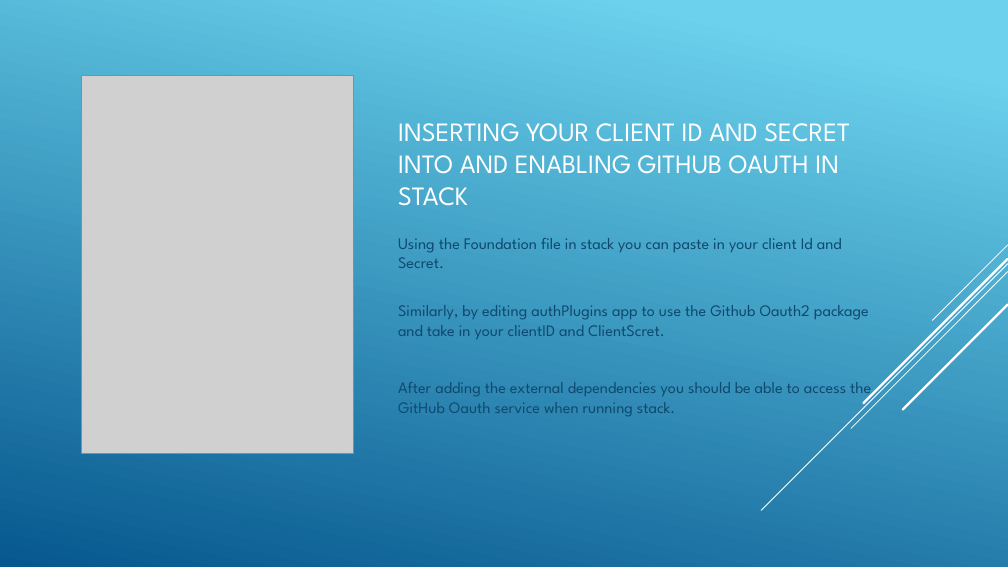
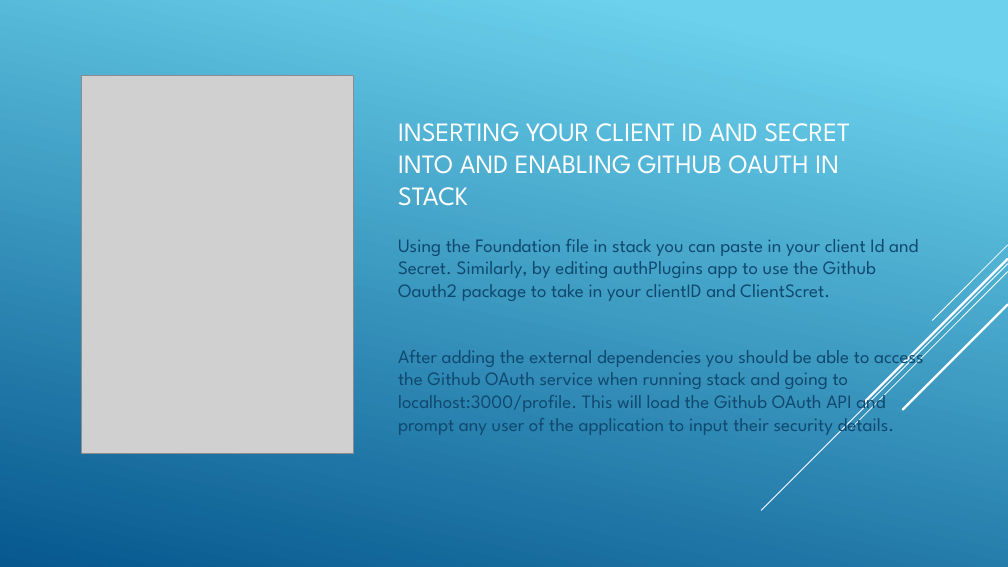
Before and after one commit to sftcd/cs7053, a slide deck: slide 6 of 2016lectures/GitHub OAUth2.pptx. Drawn at 1008x567 pixels with LibreOffice and Linux fonts; fonts in the diff are those of the drawing; grey boxes stand for pictures. Boxes give left, top, right and bottom in pixels: in the first picture for what was removed or moved away, otherwise in the second. Text is boxed around its words. In the diff, an @@ line names an element or a change of style, - is before the commit and + after.

Commit message:
Updated Github OAuth2 slides and moved name from READme to slide deck.

```diff
--- a/2016lectures/GitHub OAUth2.pptx
+++ b/2016lectures/GitHub OAUth2.pptx
@@ text at [398,239,924,435]: text changed; size 15.3 to 18 pt @@
-Using the Foundation file in stack you can paste in your client Id and Secret.
-Similarly, by editing authPlugins app to use the Github Oauth2 package and take in your clientID and ClientScret.
-After adding the external dependencies you should be able to access the GitHub Oauth service when running stack.
+Using the Foundation file in stack you can paste in your client Id and Secret. Similarly, by editing authPlugins app to use the Github Oauth2 package to take in your clientID and ClientScret.
+After adding the external dependencies you should be able to access the Github OAuth service when running stack and going to localhost:3000/profile. This will load the Github OAuth API and prompt any user of the application to input their security details.
```
Also in this commit, not shown: 6 other slides changed, 7 slides added, 1 other file.
